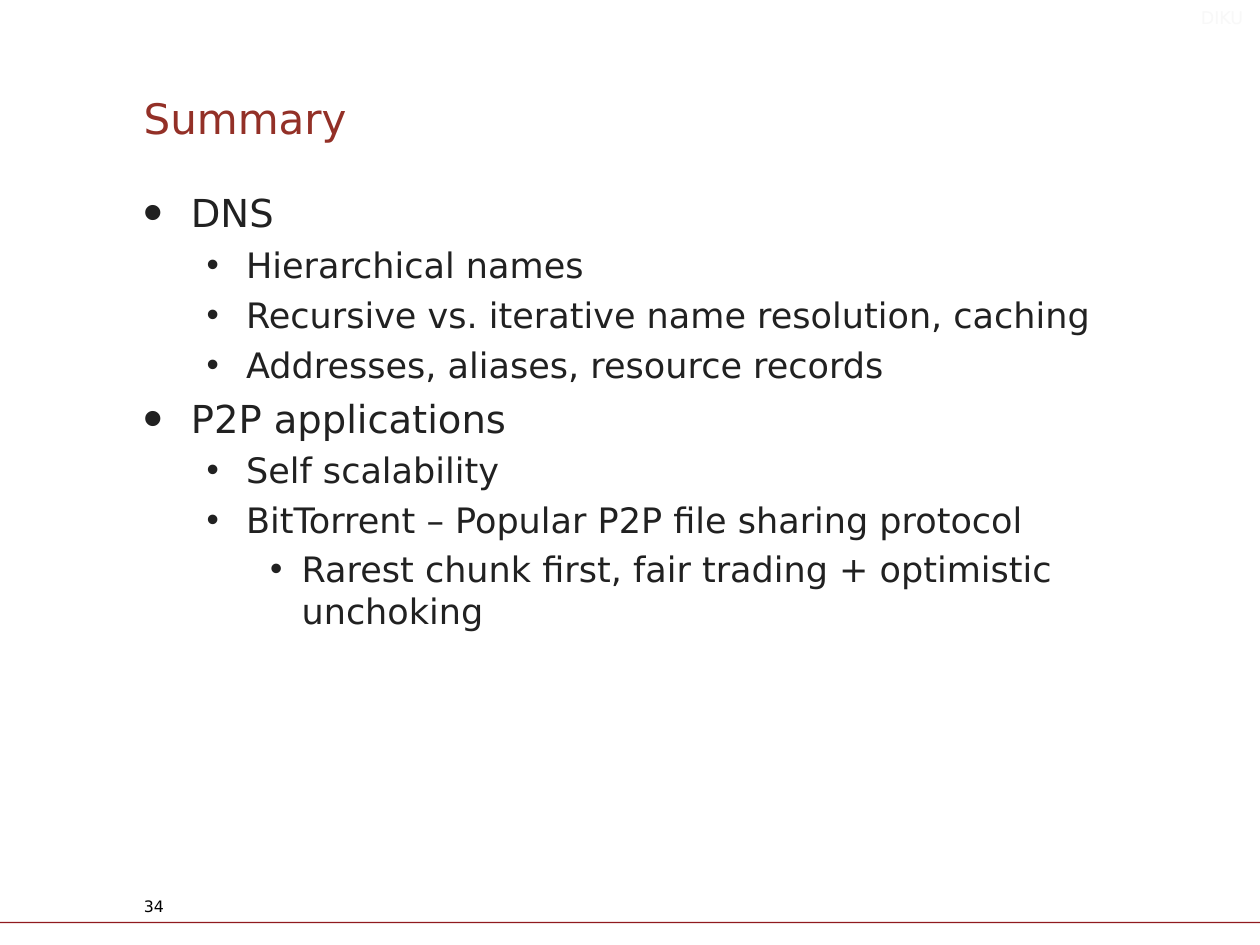
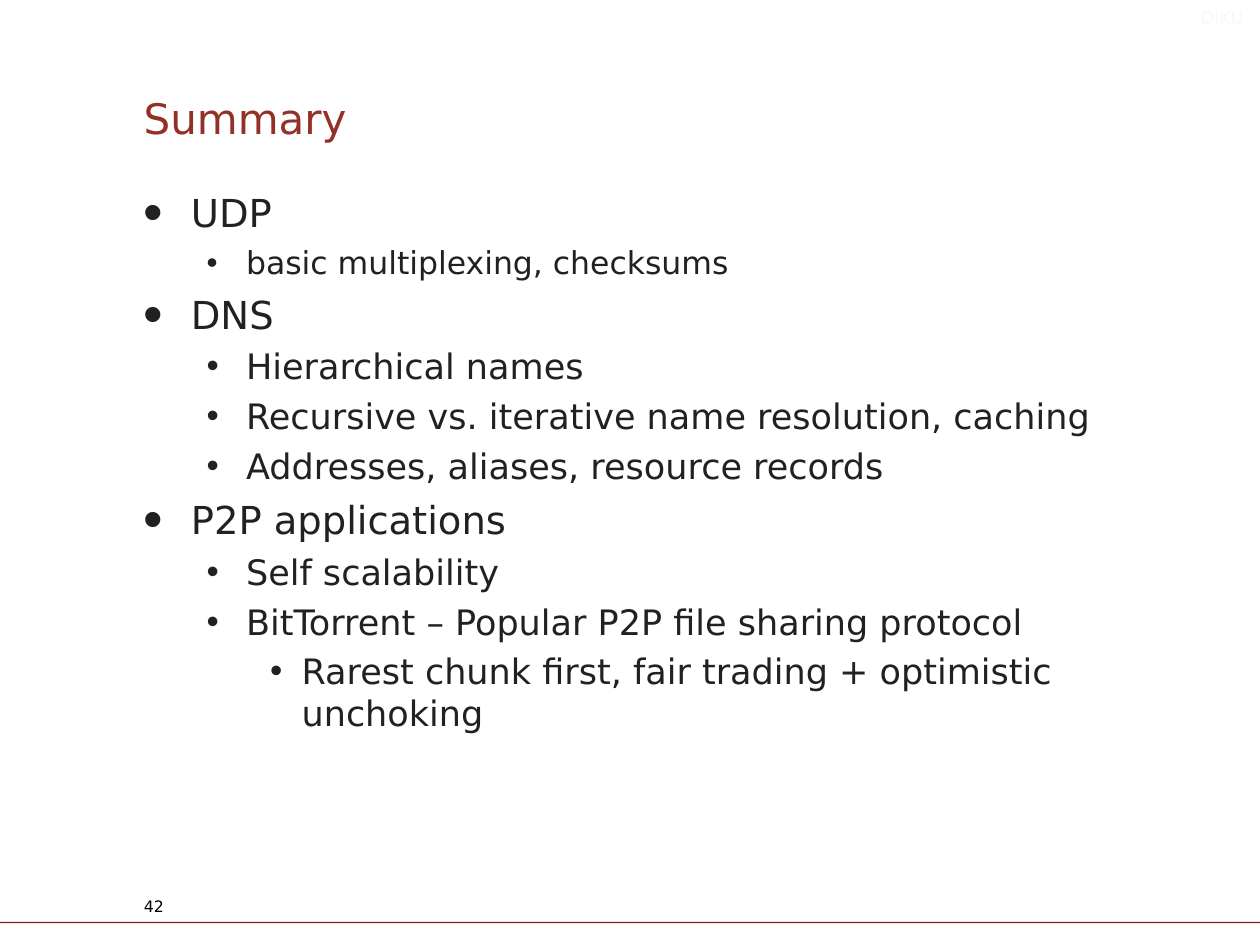
Before and after one commit to diku-compSys/compSys-e2023-pub, a slide deck: slide 42 of lectures/23-11-06_dns_peer_to_peer_and_udp/slides.odp (slide 34 before the commit). Drawn at 1260x945 pixels with LibreOffice and Linux fonts; fonts in the diff are those of the drawing; background and template pictures are left out. Boxes give left, top, right and bottom in pixels: in the first picture for what was removed or moved away, otherwise in the second. Text is boxed around its words. In the diff, an @@ line names an element or a change of style, - is before the commit and + after.

```diff
--- a/lectures/23-11-06_dns_peer_to_peer_and_udp/slides.odp
+++ b/lectures/23-11-06_dns_peer_to_peer_and_udp/slides.odp
@@ text at (191,199,729,281): paragraphs added @@
+• UDP
+  • basic multiplexing, checksums
@@ page number at (144,900,164,912): text changed @@
-34
+42
```
Also in this commit, not shown: 2 other slides changed, 1 slide removed, 5 other files.
